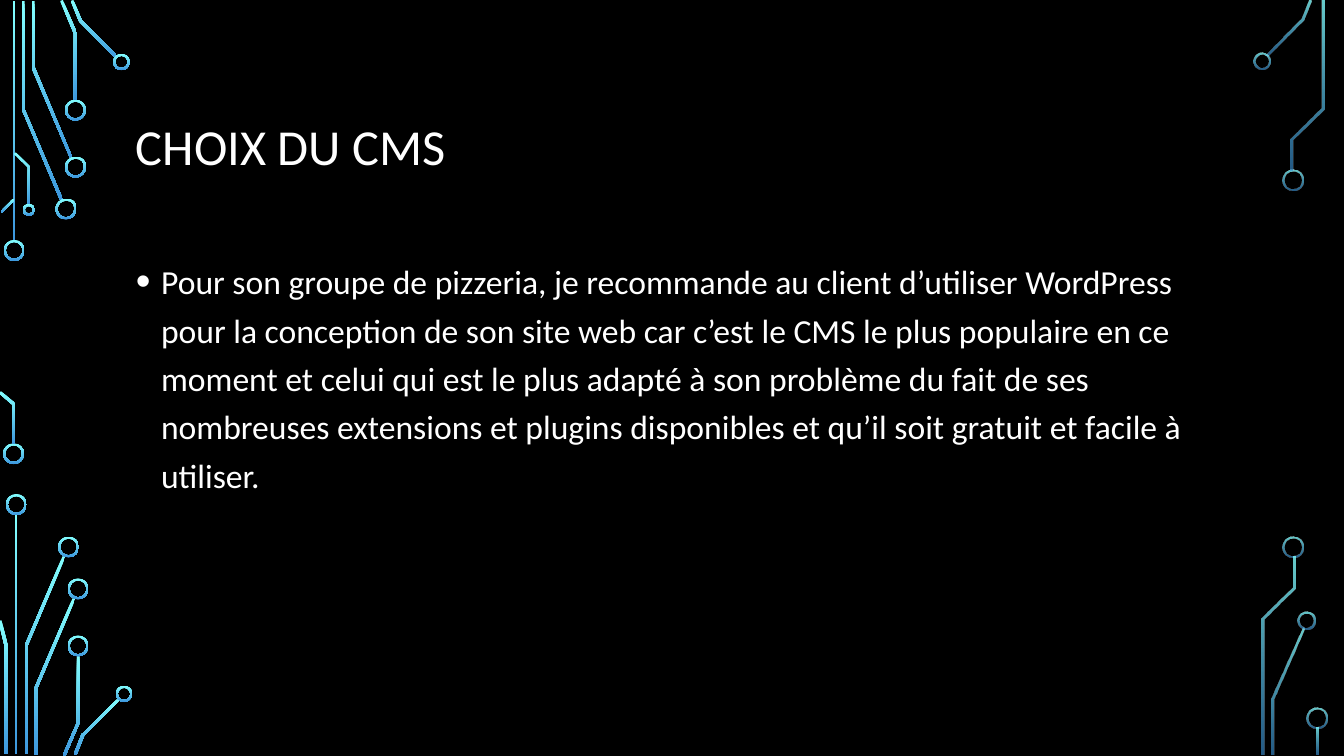
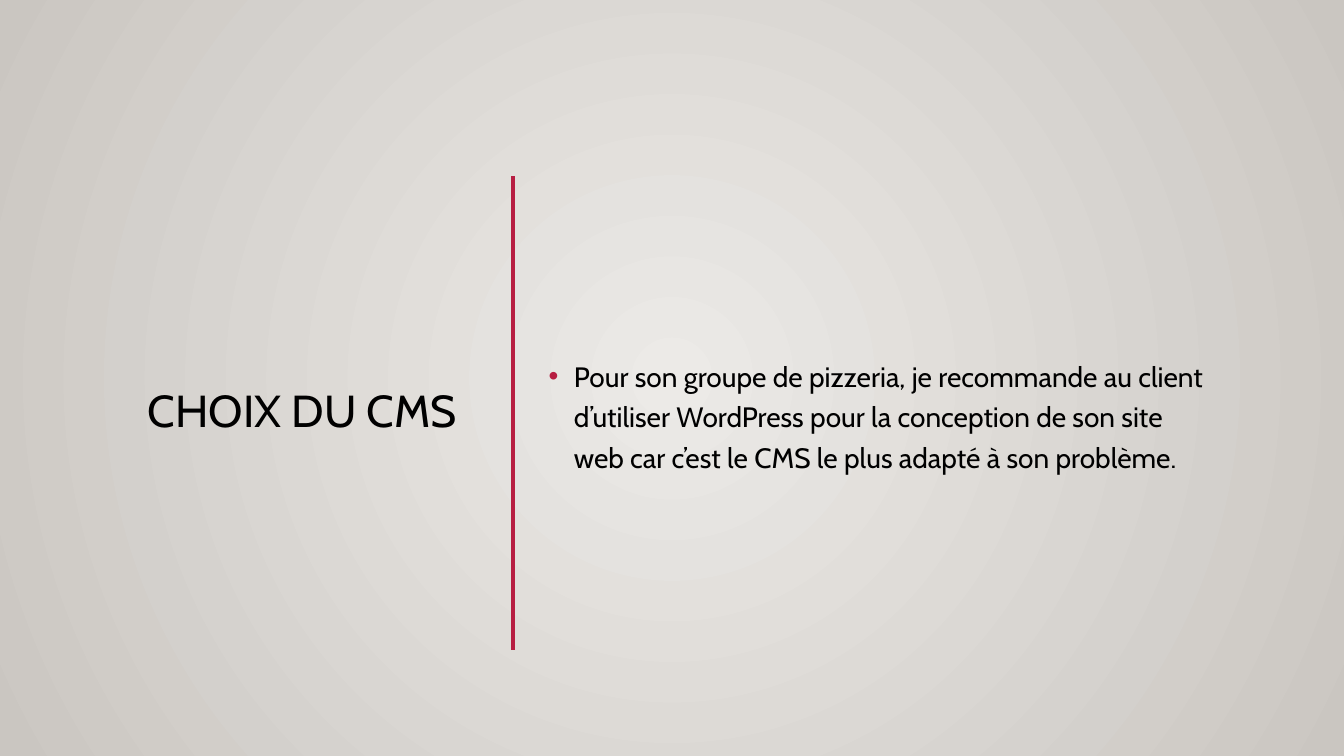
Before and after one commit to Habib-Bah/Projet4, a slide deck: slide 4 of Présentation Pour OC PIZZA.pptx (slide 16 before the commit). Drawn at 1344x756 pixels with LibreOffice and Linux fonts; fonts in the diff are those of the drawing; background and template pictures are left out. Boxes give left, top, right and bottom in pixels: in the first picture for what was removed or moved away, otherwise in the second. Text is boxed around its words. In the diff, an @@ line names an element or a change of style, - is before the commit and + after.

```diff
--- a/Présentation Pour OC PIZZA.pptx
+++ b/Présentation Pour OC PIZZA.pptx
@@ background picture (left out) to gradient #ECEAE7 to #CAC7C1 @@
@@ rectangle added at box(0, 0, 1344, 756), fill gradient #ECEAE7 to #CAC7C1 @@
@@ title "CHOIX DU CMS": place and size @@
-title "CHOIX DU CMS" at box(136, 132, 445, 166)
+title "CHOIX DU CMS" at box(148, 395, 457, 428)
@@ title "CHOIX DU CMS" at box(148, 395, 457, 428): size 36 to 32 pt, font Calibri to Cabin, text colour #FFFFFF to #000000 @@
@@ line added from (513, 176) to (513, 650), #B71E42 2.5 pt @@
@@ text "Pour son groupe de pizzeria, ..." at box(574, 366, 1202, 474): vertical alignment top to middle @@
@@ line added from (160, 204) to (1220, 204), #B71E42 2.5 pt @@
@@ rectangle added at box(0, 223, 1344, 676), fill gradient #DFDBD5 @@
@@ text at box(574, 366, 1202, 474): text changed; size 24 to 20 pt; font Calibri to Cabin; text colour #FFFFFF to #000000 @@
-• Pour son groupe de pizzeria, je recommande au client d’utiliser WordPress pour la conception de son site web car c’est le CMS le plus populaire en ce moment et celui qui est le plus adapté à son problème du fait de ses nombreuses extensions et plugins disponibles et qu’il soit gratuit et facile à utiliser.
+• Pour son groupe de pizzeria, je recommande au client d’utiliser WordPress pour la conception de son site web car c’est le CMS le plus adapté à son problème.
@@ line added from (0, 676) to (1344, 676), #000001 1 pt @@
@@ group removed at box(0, 0, 1328, 756): 33 freeform shapes, 3 rectangles @@
```
Also in this commit, not shown: 2 other slides changed, 4 slides added, 13 slides removed, 7 other files.
